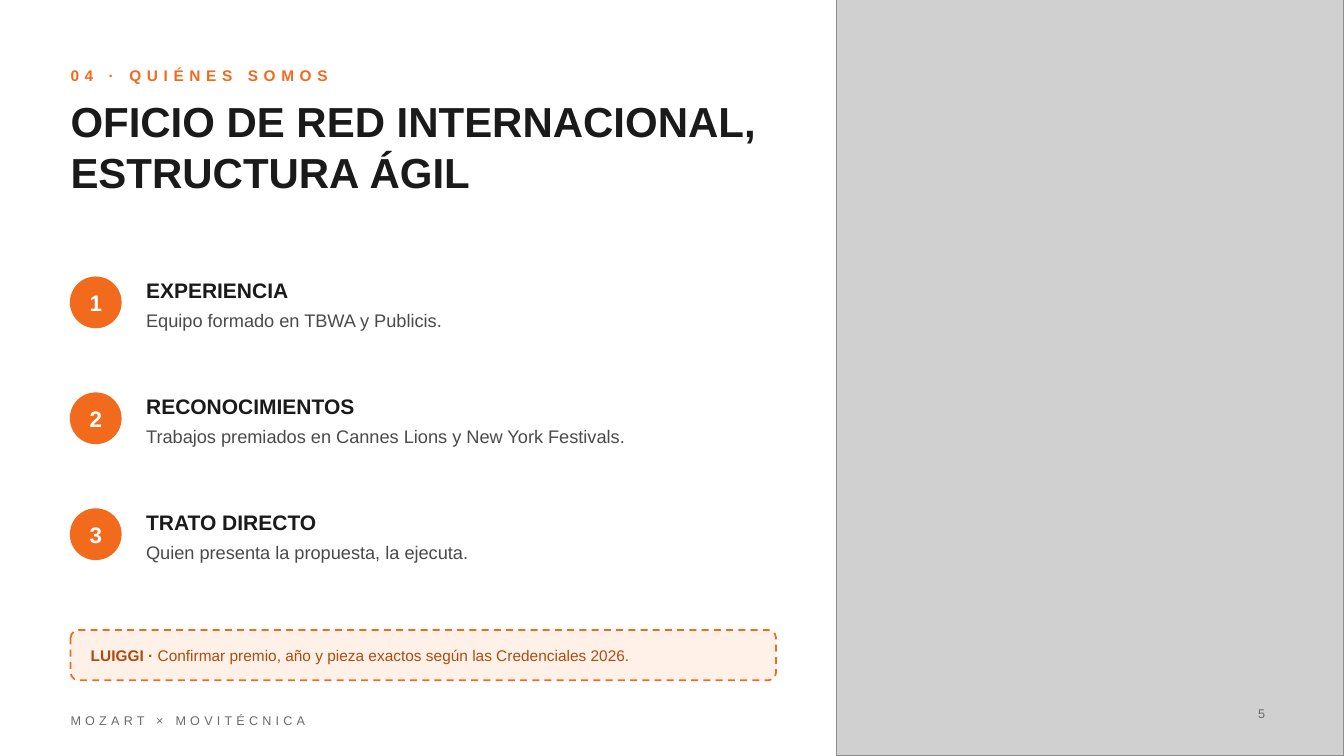
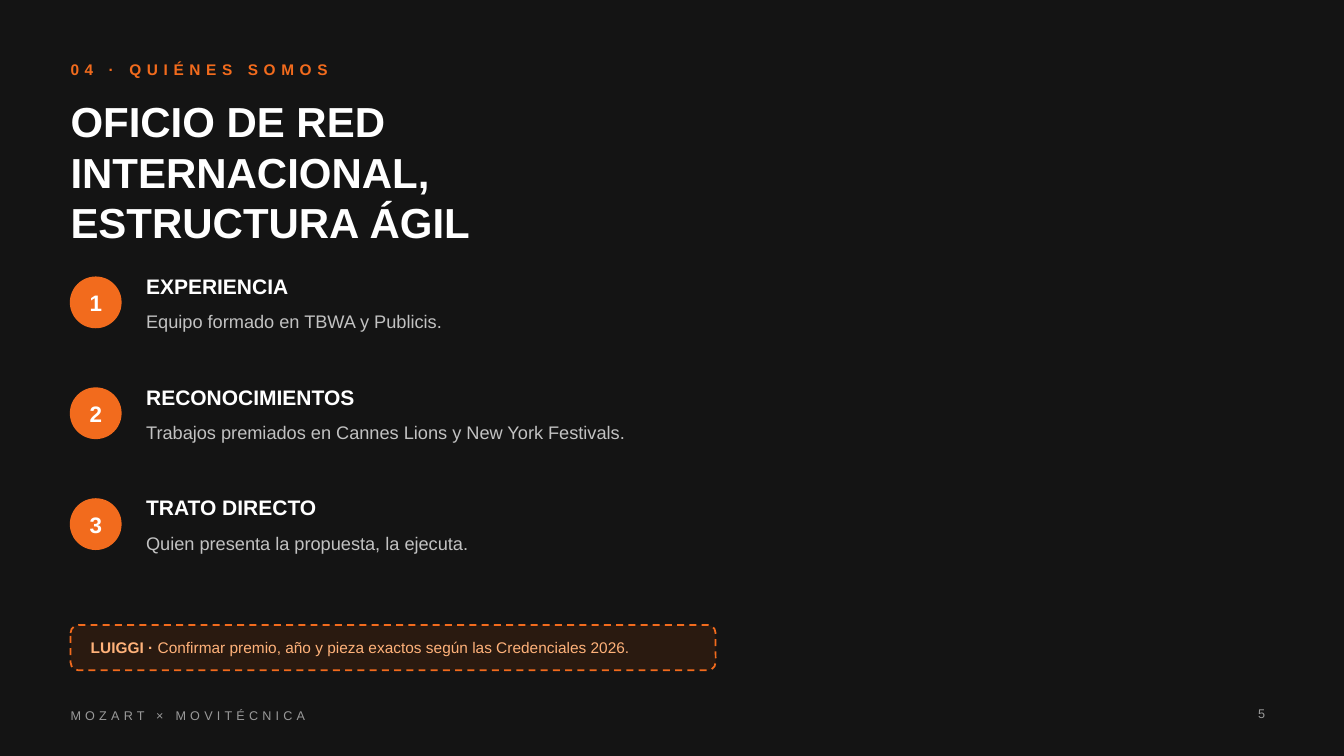
Before and after one commit to luiggithc-lgtm/mozart-agency, a slide deck: slide 5 of entregables/Propuesta-Mozart-Movitecnica.pptx. Drawn at 1344x756 pixels with LibreOffice and Linux fonts; fonts in the diff are those of the drawing; grey boxes stand for pictures; background and template pictures are left out. Boxes give left, top, right and bottom in pixels: in the first picture for what was removed or moved away, otherwise in the second. Text is boxed around its words. In the diff, an @@ line names an element or a change of style, - is before the commit and + after.

```diff
--- a/entregables/Propuesta-Mozart-Movitecnica.pptx
+++ b/entregables/Propuesta-Mozart-Movitecnica.pptx
@@ background #FFFFFF to picture (left out) @@
@@ picture removed at (837, 0, 1344, 756) @@
@@ text "04 · QUIÉNES SOMOS" at (71, 63, 328, 78): vertical alignment middle to top @@
@@ text "OFICIO DE RED INTERNACIONAL, ESTRUCTURA ..." at (71, 107, 470, 239): text colour #1A1A1A to #FFFFFF @@
@@ text "2": place and size @@
-text "2" at (90, 411, 102, 427)
+text "2" at (90, 406, 102, 422)
@@ ellipse: place and size @@
-ellipse at (71, 393, 121, 444)
+ellipse at (71, 388, 121, 439)
@@ text "3": place and size @@
-text "3" at (90, 527, 102, 544)
+text "3" at (90, 517, 102, 534)
@@ ellipse: place and size @@
-ellipse at (71, 509, 121, 560)
+ellipse at (71, 499, 121, 549)
@@ text colour #1A1A1A to #FFFFFF; vertical alignment middle to top in 3 elements at (146, 279, 288, 295), (146, 390, 354, 406), (146, 500, 316, 516) @@
@@ text "TRATO DIRECTO": place and size @@
-text "TRATO DIRECTO" at (146, 515, 316, 531)
+text "TRATO DIRECTO" at (146, 500, 316, 516)
@@ text colour #4A4A4A to #C2C2C2 in 3 elements at (146, 426, 625, 443), (146, 315, 442, 332), (146, 537, 469, 554) @@
@@ text "Quien presenta la propuesta, la ...": place and size @@
-text "Quien presenta la propuesta, la ..." at (146, 546, 469, 563)
+text "Quien presenta la propuesta, la ..." at (146, 537, 469, 554)
@@ rounded rectangle: place and size @@
-rounded rectangle at (71, 630, 776, 681)
+rounded rectangle at (71, 625, 716, 670)
@@ rounded rectangle at (71, 625, 716, 670): fill #FFF1E8 to #2A1A10; proportions changed @@
@@ text "LUIGGI · Confirmar premio, año ..." at (91, 641, 630, 656): text colour #B04A0C to #FFB27A @@
@@ text "MOZART × MOVITÉCNICA" at (71, 710, 306, 720): text colour #6B6B6B to #9A9A9A @@
@@ page number at (1258, 709, 1265, 718): text colour #6B6B6B to #9A9A9A @@
```
Also in this commit, not shown: 8 other slides changed, 9 slides added, 5 slides removed, 4 other files.
